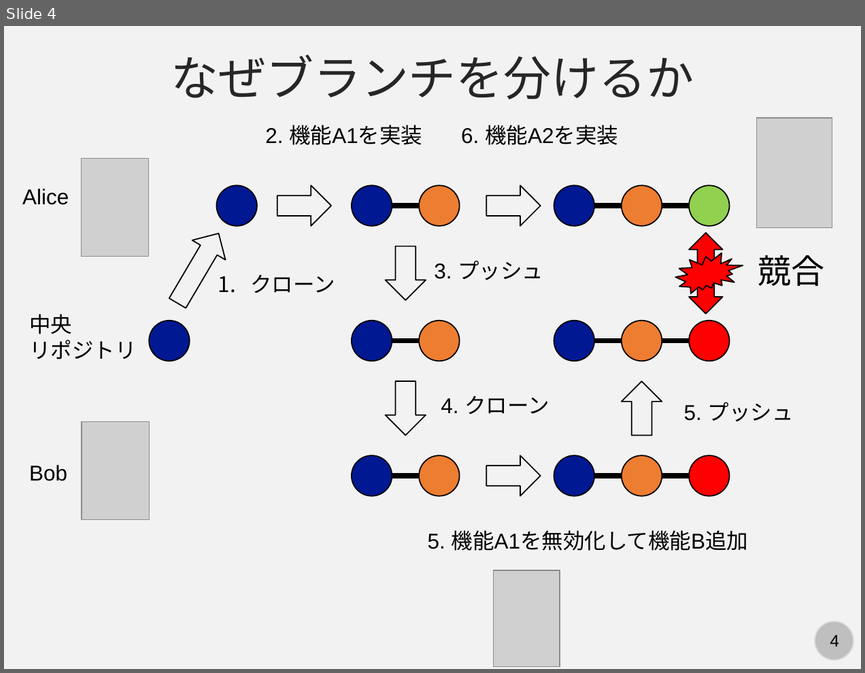
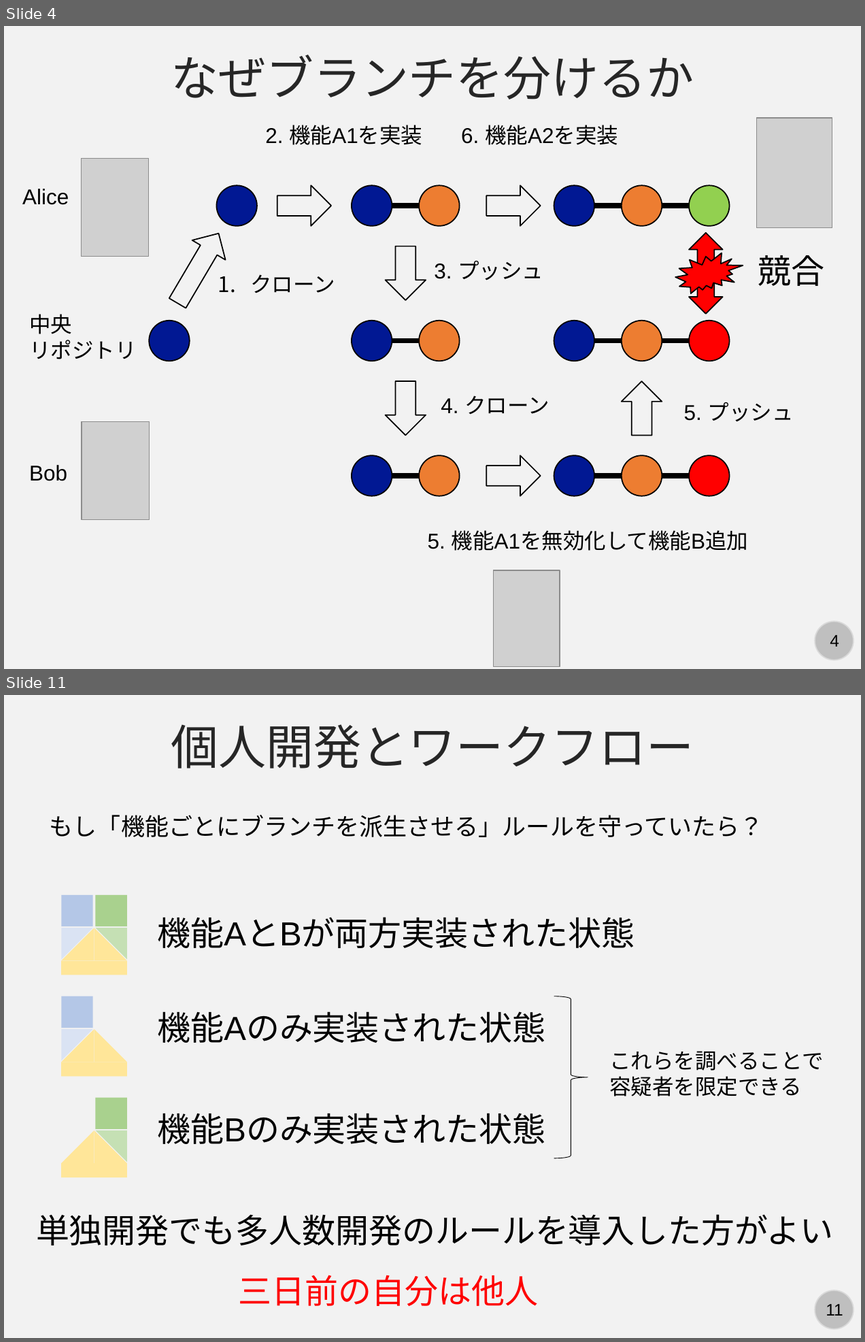
Before and after one commit to kaityo256/github, a slide deck: branch/fig/slide.pptx. Shown one above the other, each under a label of ours: slide 4 before the commit, slides 4 and 11 after it; the slides between them are not shown. The pictures are 865x673 and 865x1342 pixels, drawn with LibreOffice and Linux fonts; fonts in the diff are those of the drawing; grey boxes stand for pictures. Boxes give left, top, right and bottom in pixels: in the first picture for what was removed or moved away, otherwise in the second. Text is boxed around its words. In the diff, an @@ line names an element or a change of style, - is before the commit and + after.

```diff
--- a/branch/fig/slide.pptx
+++ b/branch/fig/slide.pptx
@@ slide 11 added at [4,695,861,1338], background #F2F2F2; not listed: 2 template elements that a slide beside it also shows @@
@@ text added at [171,724,694,768], 40 pt, text #262626 @@
+個人開発とワークフロー
@@ text added at [50,815,764,837], 20 pt, text #000000 @@
+もし「機能ごとにブランチを派生させる」ルールを守っていたら？
@@ group added at [61,895,127,975]: 4 right triangles, 3 rectangles @@
@@ text added at [158,917,634,948], 28 pt, text #000000 @@
+機能AとBが両方実装された状態
@@ group added at [61,996,127,1076]: 3 right triangles, 2 rectangles @@
@@ right brace added at [554,996,587,1157], outline #000000 0.5 pt @@
@@ text added at [158,1011,546,1042], 28 pt, text #000000 @@
+機能Aのみ実装された状態
@@ text added at [609,1051,823,1096], 18 pt, text #000000 @@
+これらを調べることで
+容疑者を限定できる
@@ group added at [61,1097,127,1177]: 3 right triangles, 2 rectangles @@
@@ text added at [158,1113,546,1144], 28 pt, text #000000 @@
+機能Bのみ実装された状態
@@ text added at [36,1214,833,1245], 28 pt, text #000000 @@
+単独開発でも多人数開発のルールを導入した方がよい
@@ text added at [239,1274,538,1306], 28 pt, text #FF0000 @@
+三日前の自分は他人
```
Also in this commit, not shown: 2 slides changed, 13 other slides added, 1 other file.
